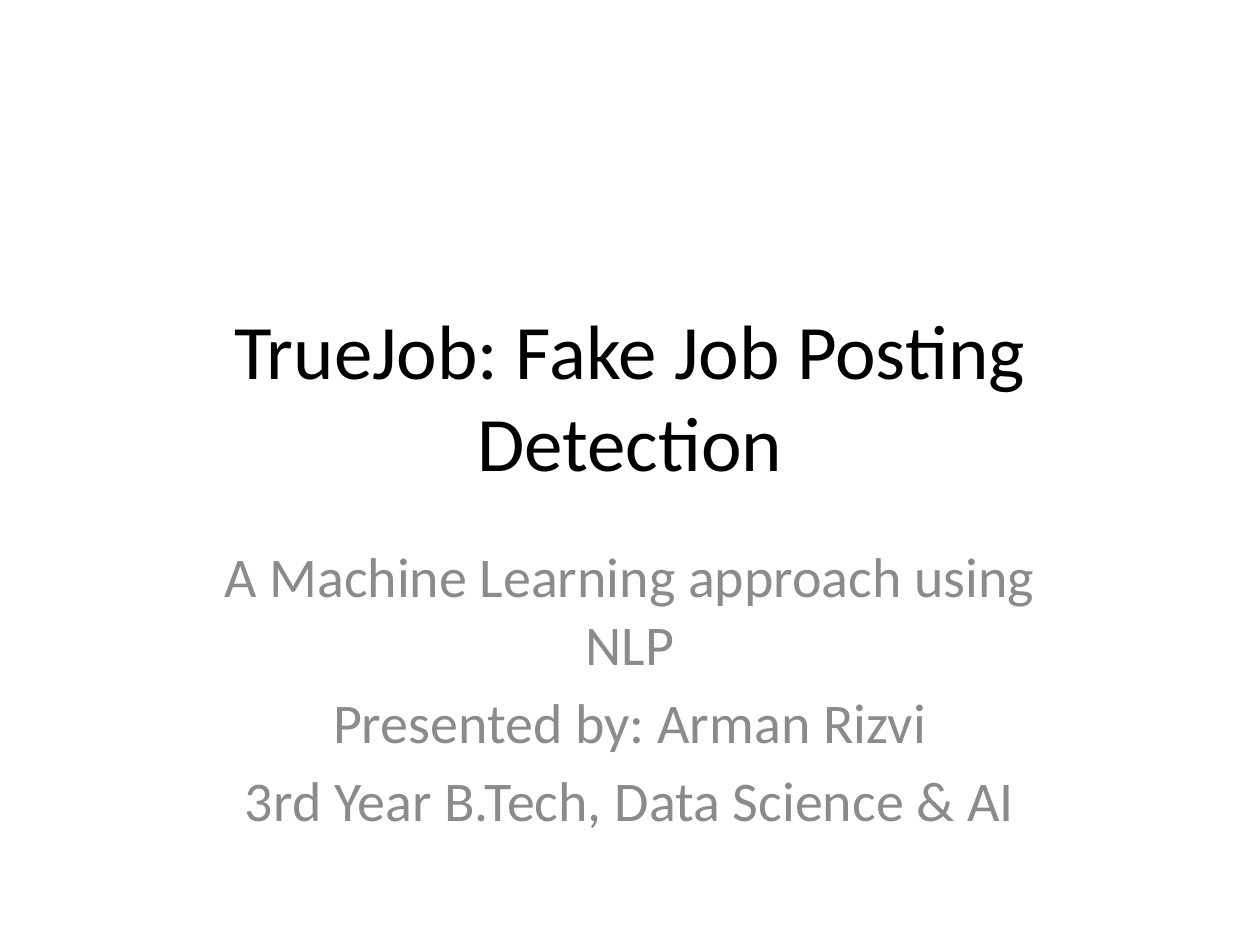
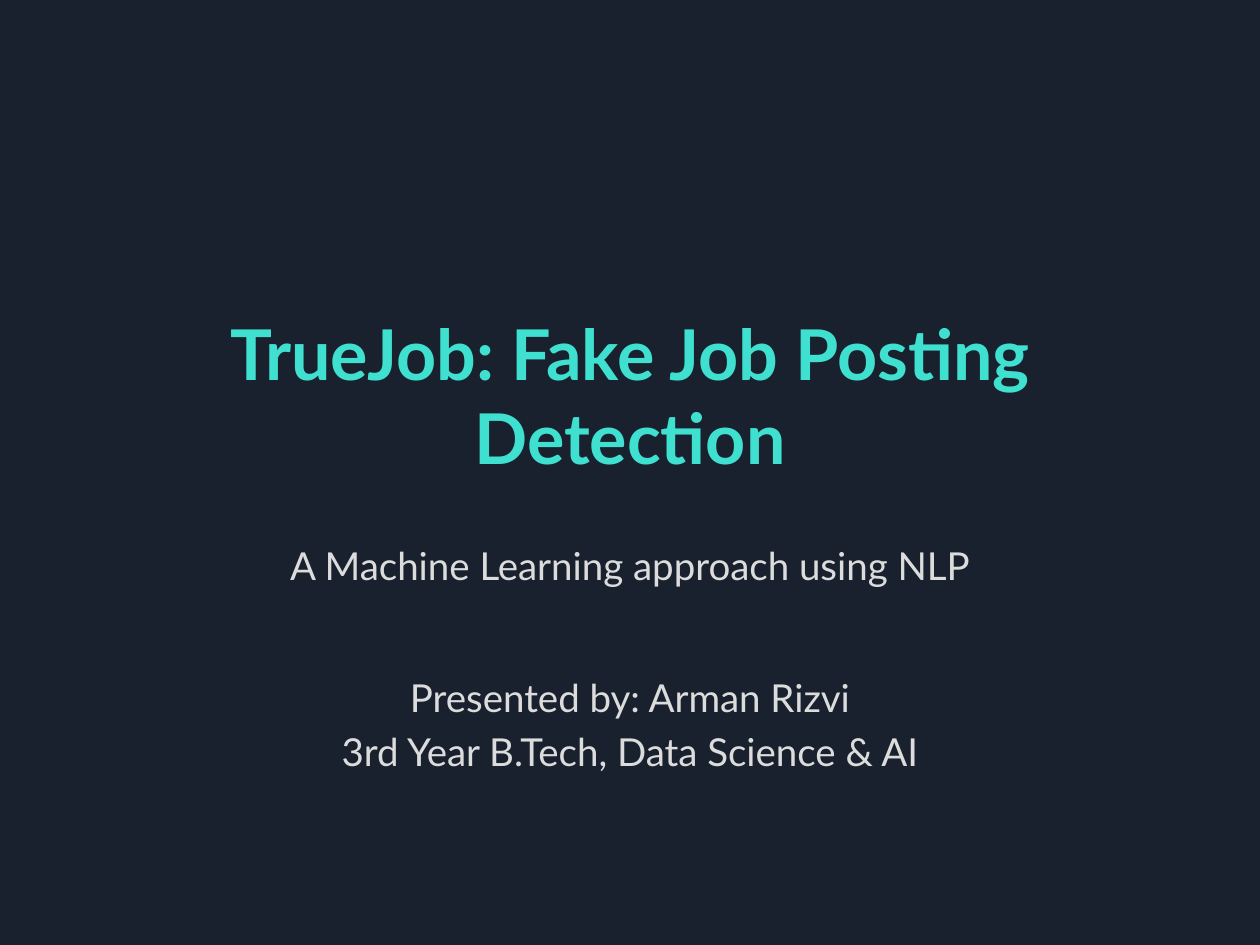
Before and after one commit to samreenrizvii/fake_job_detection, a slide deck: slide 1 of docs/TrueJob_Presentation.pptx. Drawn at 1260x945 pixels with LibreOffice and Linux fonts; fonts in the diff are those of the drawing. Boxes give left, top, right and bottom in pixels: in the first picture for what was removed or moved away, otherwise in the second. Text is boxed around its words. In the diff, an @@ line names an element or a change of style, - is before the commit and + after.

Commit message:
Enhance PPT presentation with a dark cyan theme

```diff
--- a/docs/TrueJob_Presentation.pptx
+++ b/docs/TrueJob_Presentation.pptx
@@ background #FFFFFF to #18212D @@
@@ title "TrueJob: Fake Job Posting Detection" at box(230, 328, 1029, 465): size 44 to 40 pt, font Calibri to Lato, text colour #000000 to #40E0D0, bold on @@
@@ subtitle "A Machine Learning approach using ..." at box(290, 551, 970, 771): size 32 to 22 pt, font Calibri to Lato, text colour #8C8C8C to #DCDCDC; less space between paragraphs @@
```
Also in this commit, not shown: 9 other slides changed, 1 other file.
